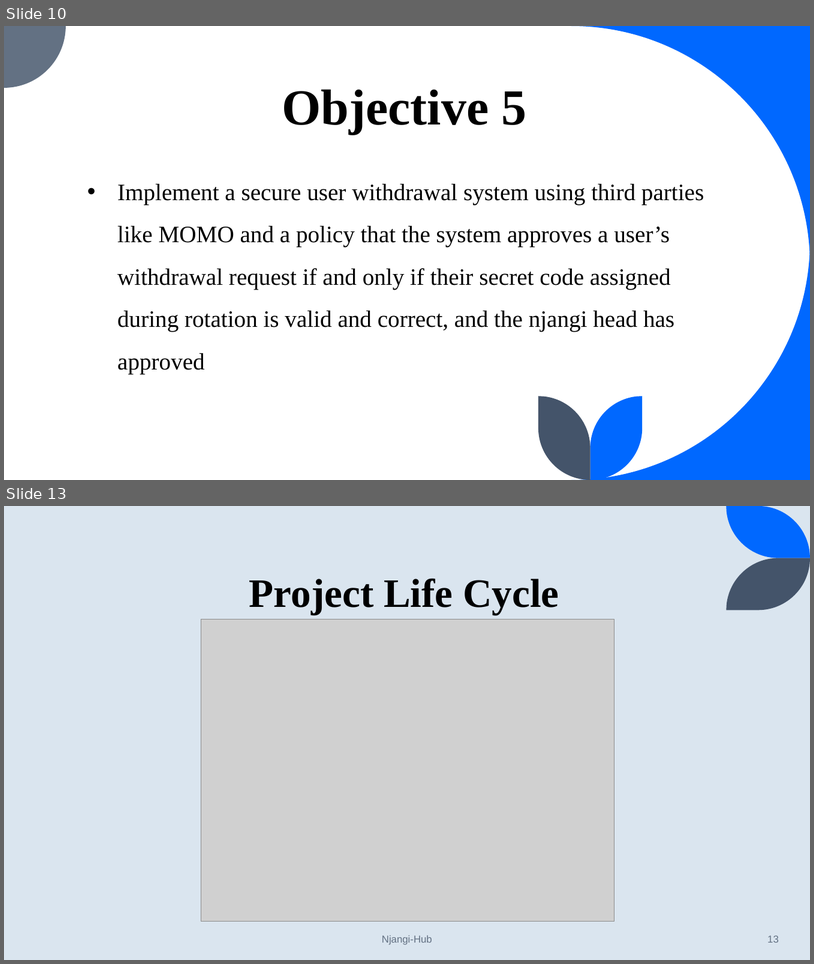
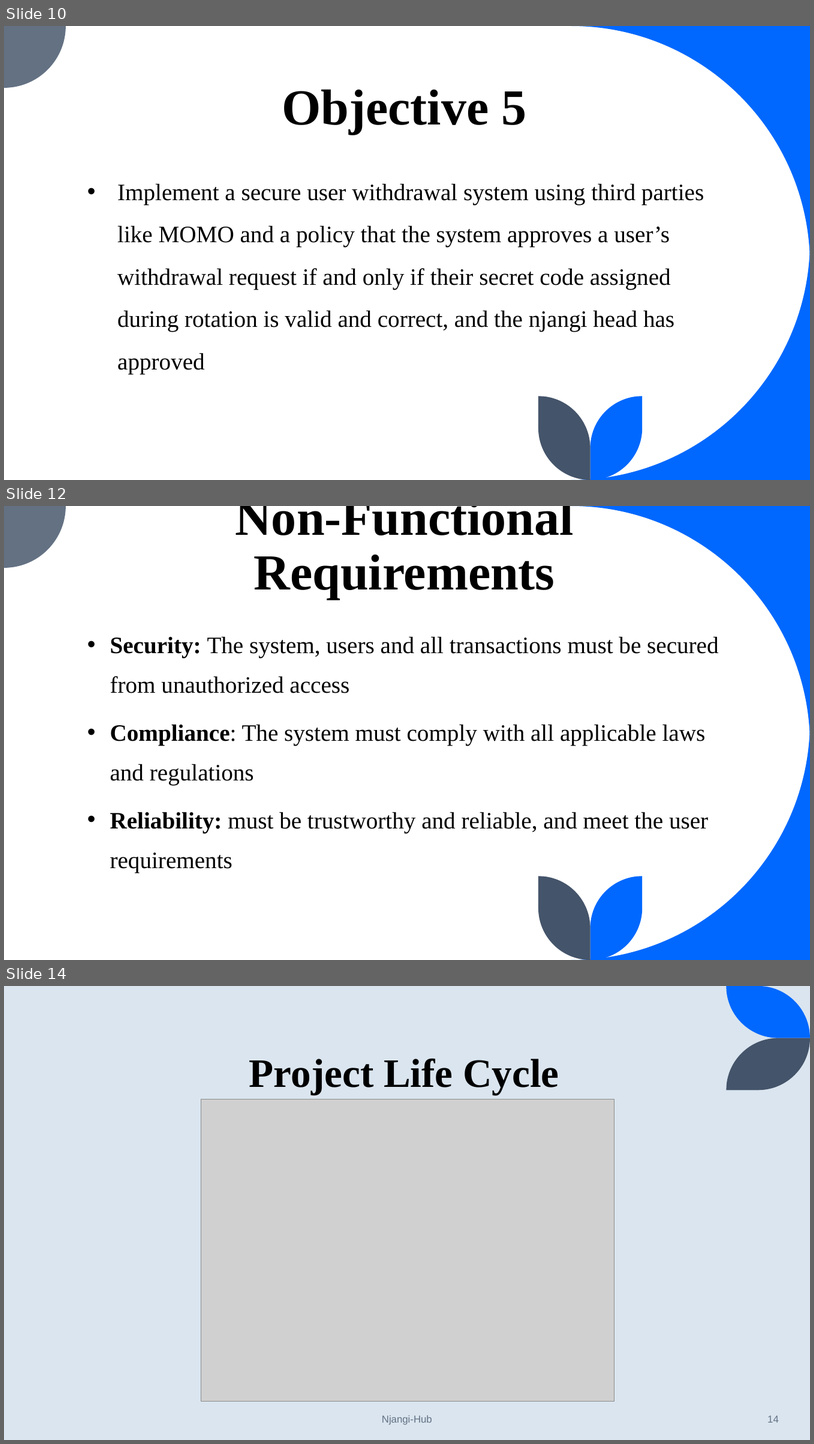
Before and after one commit to Fuangi/Landmark-njangi-hub, a slide deck: njangi.pptx. Shown one above the other, each under a label of ours: slides 10 and 13 before the commit, slides 10, 12 and 14 after it; the slides between them are not shown. The pictures are 814x964 and 814x1444 pixels, drawn with LibreOffice and Linux fonts; fonts in the diff are those of the drawing; grey boxes stand for pictures. Boxes give left, top, right and bottom in pixels: in the first picture for what was removed or moved away, otherwise in the second. Text is boxed around its words. In the diff, an @@ line names an element or a change of style, - is before the commit and + after.

Commit message:
More edits on the presentation for requirements, added some of Emmanuel's work

```diff
--- a/njangi.pptx
+++ b/njangi.pptx
@@ slide 12 added at [4, 506, 810, 960], background #FFFFFF; not listed: 5 template elements that a slide beside it also shows @@
@@ title added at [235, 506, 573, 598], 60 pt, text #000000, bold @@
+Non-Functional Requirements
@@ text added at [110, 636, 719, 872], 28 pt, text #000000 @@
+• Security: The system, users and all transactions must be secured from unauthorized access
+• Compliance: The system must comply with all applicable laws and regulations
+• Reliability: must be trustworthy and reliable, and meet the user requirements
@@ what was slide 13 is now slide 14 @@
@@ page number at [768, 1415, 779, 1422]: text changed @@
-13
+14
```
Also in this commit, not shown: 2 slides changed, 1 other slide added, 1 slide removed, 4 other files.
